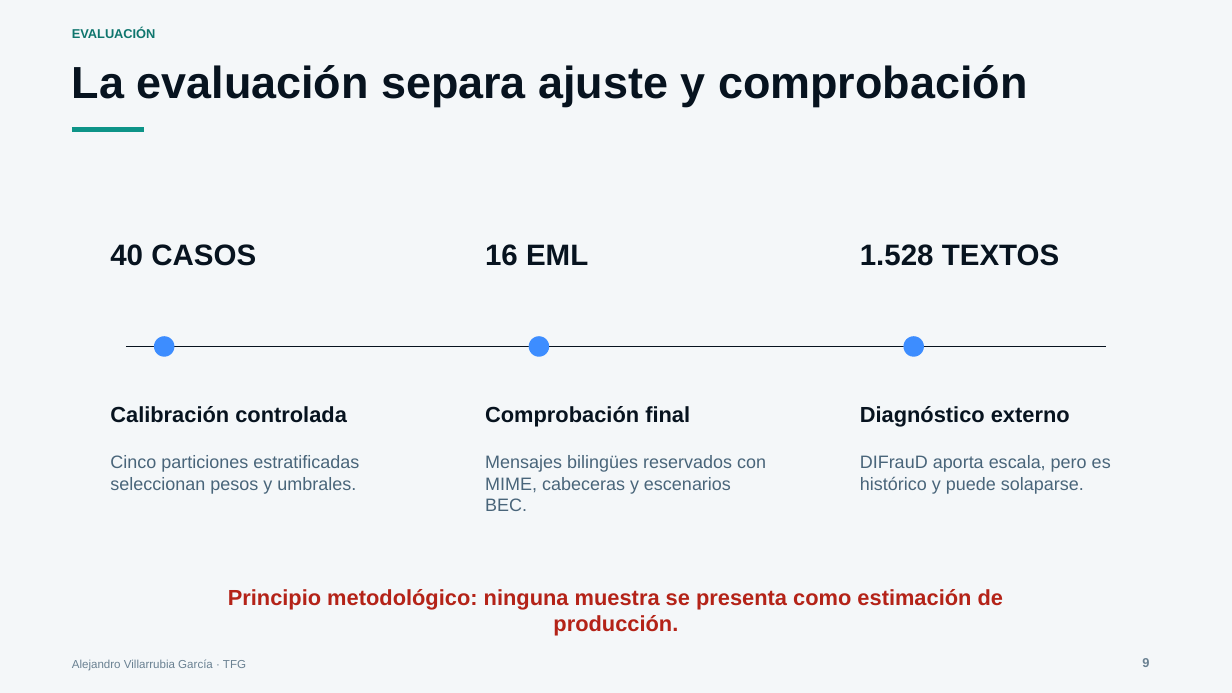
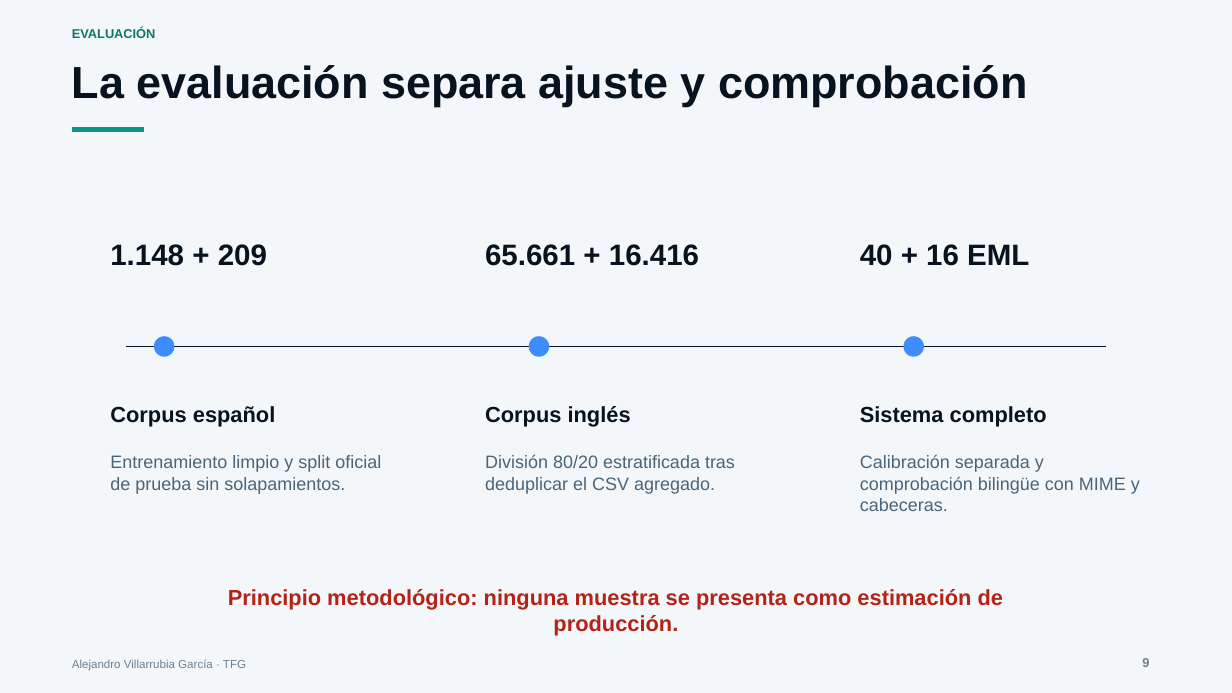
Before and after one commit to villarrubi/TFG, a slide deck: slide 9 of Presentacion_defensa_TFG.pptx. Drawn at 1232x693 pixels with LibreOffice and Linux fonts; fonts in the diff are those of the drawing. Boxes give left, top, right and bottom in pixels: in the first picture for what was removed or moved away, otherwise in the second. Text is boxed around its words. In the diff, an @@ line names an element or a change of style, - is before the commit and + after.

```diff
--- a/Presentacion_defensa_TFG.pptx
+++ b/Presentacion_defensa_TFG.pptx
@@ text at (110,244,267,266): text changed @@
-40 CASOS
+1.148 + 209
@@ text at (485,244,699,266): text changed @@
-16 EML
+65.661 + 16.416
@@ text at (860,244,1029,266): text changed @@
-1.528 TEXTOS
+40 + 16 EML
@@ text at (110,406,276,426): text changed @@
-Calibración controlada
+Corpus español
@@ text at (485,406,631,426): text changed @@
-Comprobación final
+Corpus inglés
@@ text at (860,406,1047,426): text changed @@
-Diagnóstico externo
+Sistema completo
@@ text at (110,455,381,494): text changed @@
-Cinco particiones estratificadas seleccionan pesos y umbrales.
+Entrenamiento limpio y split oficial de prueba sin solapamientos.
@@ text at (485,454,735,494): text changed @@
-Mensajes bilingües reservados con MIME, cabeceras y escenarios BEC.
+División 80/20 estratificada tras deduplicar el CSV agregado.
@@ text at (860,454,1140,511): text changed @@
-DIFrauD aporta escala, pero es histórico y puede solaparse.
+Calibración separada y comprobación bilingüe con MIME y cabeceras.
```
Also in this commit, not shown: 3 other slides changed, 44 other files.
